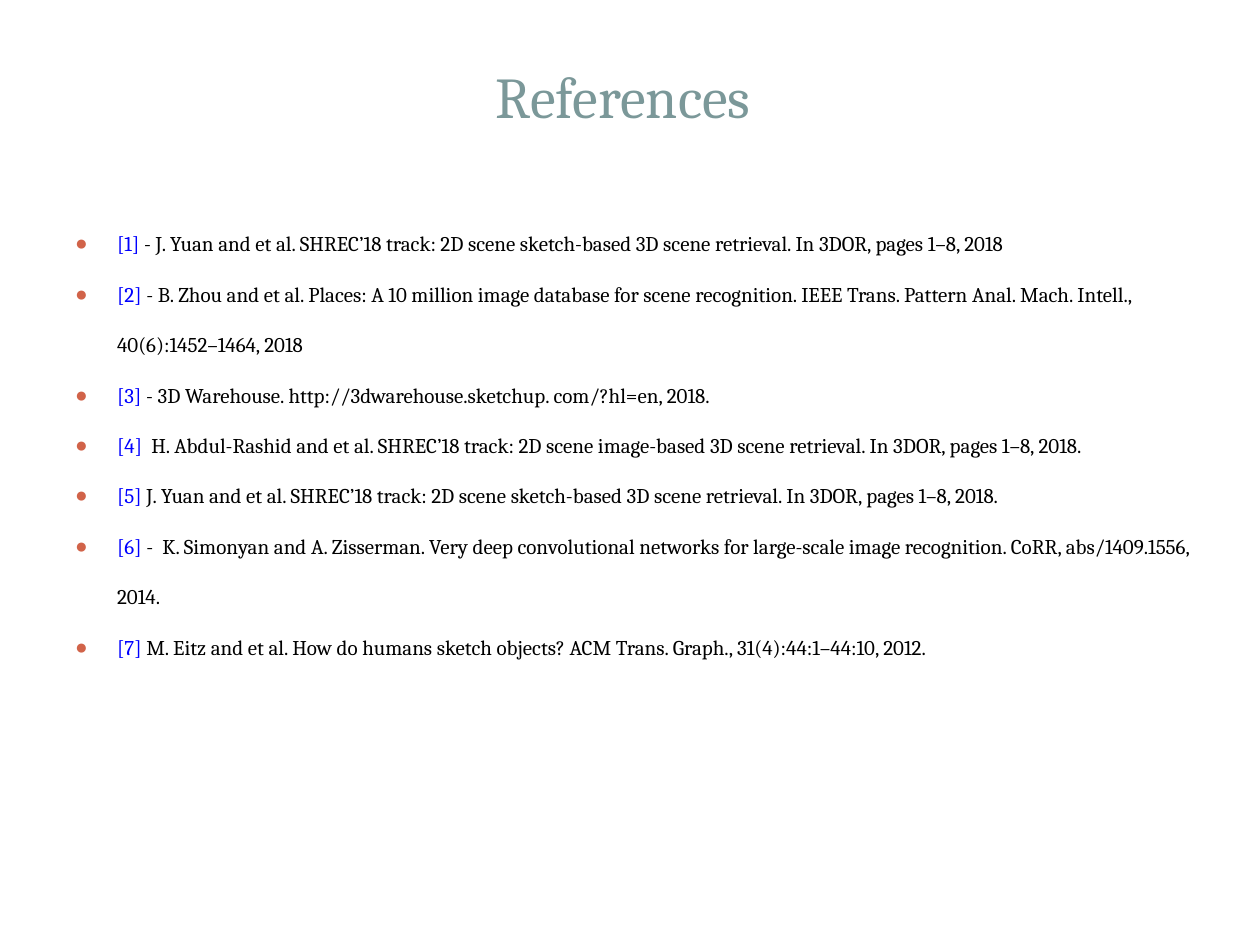
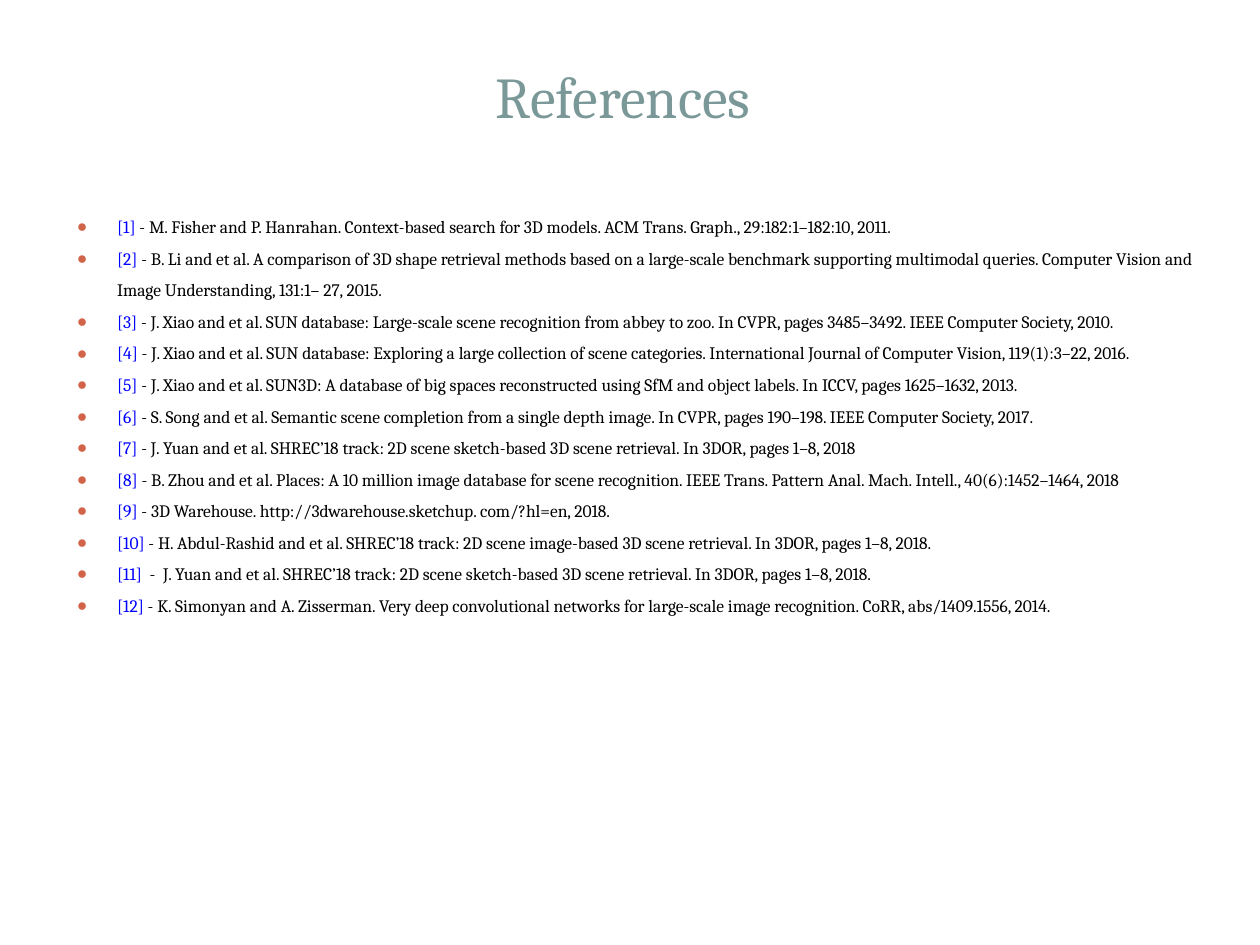
Before and after one commit to Hammania689/shrec_2019, a slide deck: slide 27 of mipr_slides/MIPR.pptx (slide 29 before the commit). Drawn at 1260x945 pixels with LibreOffice and Linux fonts; fonts in the diff are those of the drawing. Boxes give left, top, right and bottom in pixels: in the first picture for what was removed or moved away, otherwise in the second. Text is boxed around its words. In the diff, an @@ line names an element or a change of style, - is before the commit and + after.

```diff
--- a/mipr_slides/MIPR.pptx
+++ b/mipr_slides/MIPR.pptx
@@ text at [117, 220, 1192, 616]: text changed; size 12 to 10 pt @@
-● [1] - J. Yuan and et al. SHREC’18 track: 2D scene sketch-based 3D scene retrieval. In 3DOR, pages 1–8, 2018
-● [2] - B. Zhou and et al. Places: A 10 million image database for scene recognition. IEEE Trans. Pattern Anal. Mach. Intell., 40(6):1452–1464, 2018
-● [3] - 3D Warehouse. http://3dwarehouse.sketchup. com/?hl=en, 2018.
-● [4] H. Abdul-Rashid and et al. SHREC’18 track: 2D scene image-based 3D scene retrieval. In 3DOR, pages 1–8, 2018.
-● [5] J. Yuan and et al. SHREC’18 track: 2D scene sketch-based 3D scene retrieval. In 3DOR, pages 1–8, 2018.
-● [6] - K. Simonyan and A. Zisserman. Very deep convolutional networks for large-scale image recognition. CoRR, abs/1409.1556, 2014.
-● [7] M. Eitz and et al. How do humans sketch objects? ACM Trans. Graph., 31(4):44:1–44:10, 2012.
+● [1] - M. Fisher and P. Hanrahan. Context-based search for 3D models. ACM Trans. Graph., 29:182:1–182:10, 2011.
+● [2] - B. Li and et al. A comparison of 3D shape retrieval methods based on a large-scale benchmark supporting multimodal queries. Computer Vision and Image Understanding, 131:1– 27, 2015.
+● [3] - J. Xiao and et al. SUN database: Large-scale scene recognition from abbey to zoo. In CVPR, pages 3485–3492. IEEE Computer Society, 2010.
+● [4] - J. Xiao and et al. SUN database: Exploring a large collection of scene categories. International Journal of Computer Vision, 119(1):3–22, 2016.
+● [5] - J. Xiao and et al. SUN3D: A database of big spaces reconstructed using SfM and object labels. In ICCV, pages 1625–1632, 2013.
+● [6] - S. Song and et al. Semantic scene completion from a single depth image. In CVPR, pages 190–198. IEEE Computer Society, 2017.
+● [7] - J. Yuan and et al. SHREC’18 track: 2D scene sketch-based 3D scene retrieval. In 3DOR, pages 1–8, 2018
+● [8] - B. Zhou and et al. Places: A 10 million image database for scene recognition. IEEE Trans. Pattern Anal. Mach. Intell., 40(6):1452–1464, 2018
+● [9] - 3D Warehouse. http://3dwarehouse.sketchup. com/?hl=en, 2018.
+● [10] - H. Abdul-Rashid and et al. SHREC’18 track: 2D scene image-based 3D scene retrieval. In 3DOR, pages 1–8, 2018.
+● [11] - J. Yuan and et al. SHREC’18 track: 2D scene sketch-based 3D scene retrieval. In 3DOR, pages 1–8, 2018.
+● [12] - K. Simonyan and A. Zisserman. Very deep convolutional networks for large-scale image recognition. CoRR, abs/1409.1556, 2014.
```
Also in this commit, not shown: 16 other slides changed, 2 slides added, 4 slides removed, 2 other files.
